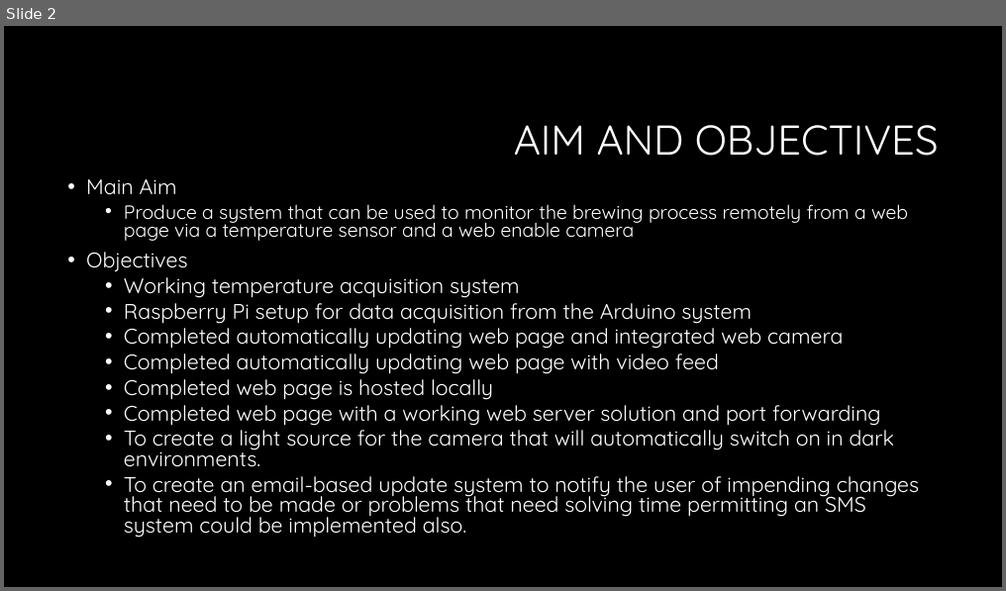
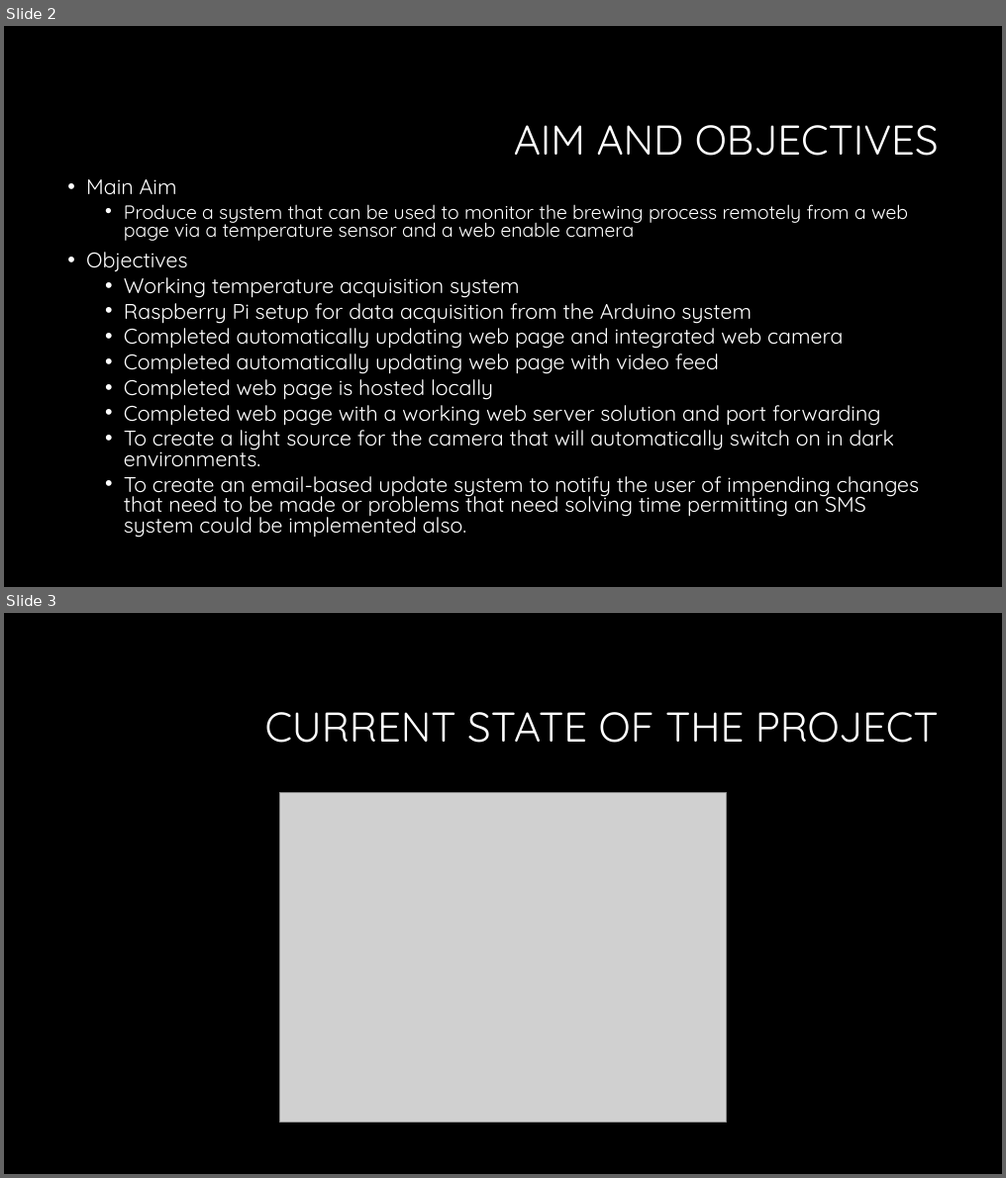
Before and after one commit to mattking976/Final-Year-Work, a slide deck: Final-Year-Project/Presentations/Assessed Progress presentation.pptx. Shown one above the other, each under a label of ours: slide 2 before the commit, slides 2 and 3 after it. The pictures are 1006x591 and 1006x1178 pixels, drawn with LibreOffice and Linux fonts; fonts in the diff are those of the drawing; grey boxes stand for pictures; background and template pictures are left out. Boxes give left, top, right and bottom in pixels: in the first picture for what was removed or moved away, otherwise in the second. Text is boxed around its words. In the diff, an @@ line names an element or a change of style, - is before the commit and + after.

```diff
--- a/Final-Year-Project/Presentations/Assessed Progress presentation.pptx
+++ b/Final-Year-Project/Presentations/Assessed Progress presentation.pptx
@@ slide 3 added at box(4, 613, 1002, 1174), background #000000 @@
@@ title added at box(265, 712, 939, 743), 40 pt, text #FFFFFF @@
+CURRENT STATE OF THE PROJECT
@@ picture added at box(279, 792, 727, 1122) @@
```
Also in this commit, not shown: 1 other slide added, 1 slide removed, 1 other file.
